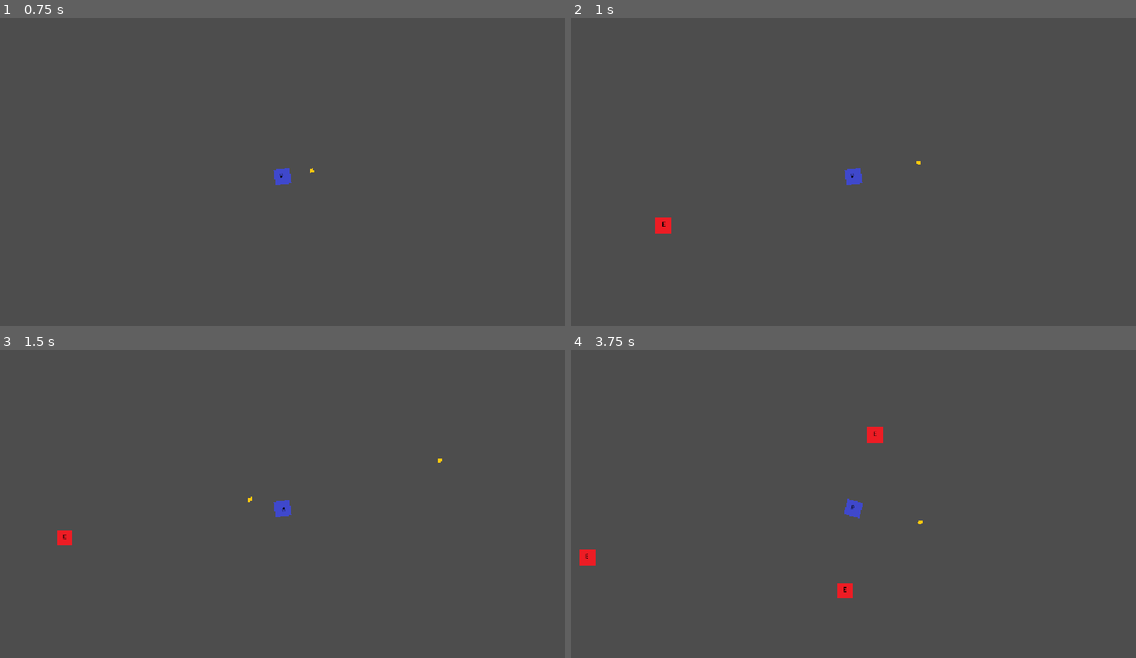
Above: before the commit, frames 1-4 (two rows, left to right).
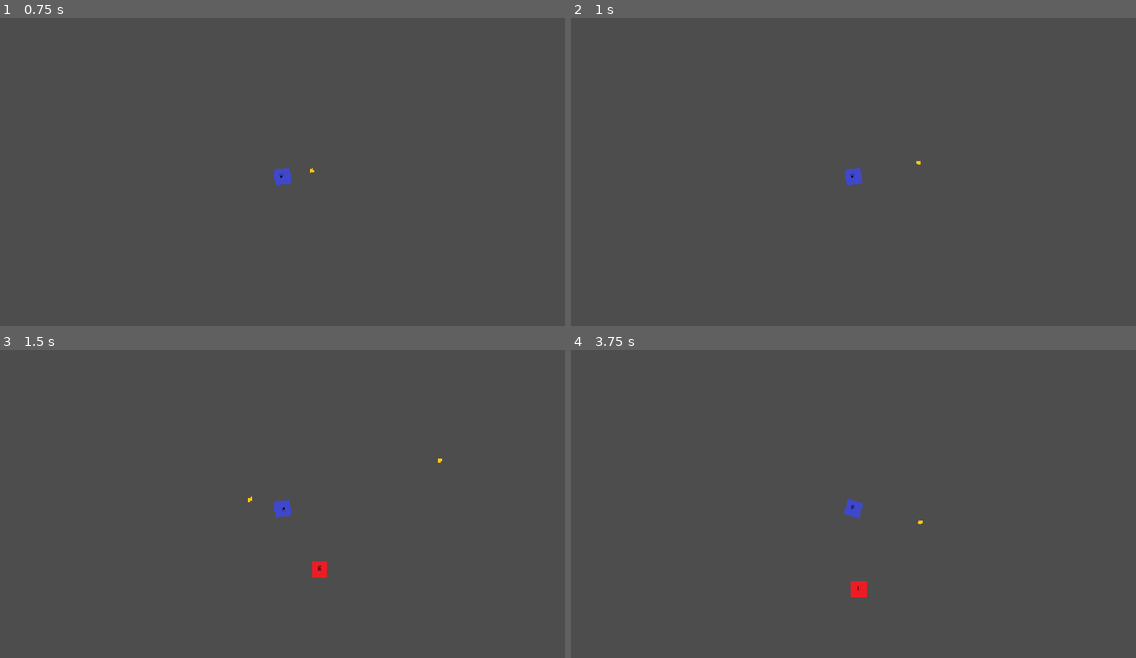
Above: after the commit, the same moments.

Repository: RJField/JazzySnazzy
Game: Godot game, scene res://src/levels/World.tscn
The game is run twice, just before and just after one commit, with the same random seed, the same clock (stepped at 60 frames per second) and the same inputs.
Inputs (mouse positions are in pixels of both pictures, inside the frame that each line leads up to):
- Up to frame 1 (0.75 s): tap Enter at 0.5 s; move the mouse to (406, 159) at 0.52 s; press the mouse at (406, 159) at 0.53 s; hold D (move_right) from 0.53 s (still down)
- Up to frame 2 (1 s): keep holding D (move_right)
- Up to frame 3 (1.5 s): move the mouse to (169, 525) at 1.27 s; release D (move_right) at 1.28 s; release the mouse at (169, 525) at 1.28 s; hold S (move_down) from 1.28 s (still down); click (169, 525) at 1.35 s
- Up to frame 4 (3.75 s): move the mouse to (910, 439) at 2.02 s; release S (move_down) at 2.03 s; press the mouse at (910, 439) at 2.03 s; hold D (move_right) 2.03-2.78 s; move the mouse to (825, 571) at 2.77 s; release the mouse at (825, 571) at 2.78 s; hold W (move_up) 2.78-3.53 s; click (825, 571) at 2.85 s; move the mouse to (1023, 556) at 3.52 s; press the mouse at (1023, 556) at 3.53 s; hold A (move_left) from 3.53 s (still down)

Frame 1 is identical in both runs. In frame 2, 0.2% of the frame differs, in the area x 14-18%, y 64-71%; in frame 3, 0.3%; in frame 4, 0.6%, in the area x 1-56%, y 24-81%.

Commit message:
Added room initiatization logic and ability to generate x rooms, with correct spacing and process acitivty per room

Diff:
--- a/src/levels/Encounter.gd
+++ b/src/levels/Encounter.gd
@@ -1,21 +1,25 @@
 class_name Encounter extends Node
 
-#signal room_cleared
+signal encounter_complete
 
 @onready var room_state: RoomState = $"../RoomState"
 var spawners: Array
 var spawned_enemies: Array
+var done_spawning: bool
 
 
 @export var enemy_count_to_spawn: int = 2
 
 func _ready() -> void:
     room_state.state_changed.connect(_on_state_changed)
+    encounter_complete.connect(room_state.mark_cleared)
     spawners = fill_spawners()
 
 func fill_spawners() -> Array:
-    print(get_tree().get_nodes_in_group("spawners"))
-    return get_tree().get_nodes_in_group("spawners")
+    var room = get_parent()
+    return get_tree().get_nodes_in_group("spawners").filter(
+        func(s): return room.is_ancestor_of(s)
+    )
 
 func choose_spawner() -> Spawner:
         if spawners.is_empty():
@@ -24,6 +28,7 @@
         return chosen
 
 func begin() -> void:
+    done_spawning = false
     while enemy_count_to_spawn > 0:
         #added a one second delay to ensure no collision on spawn preventing spawn -> but we need to revisit this
         await get_tree().create_timer(1.0).timeout
@@ -35,12 +40,21 @@
         enemy.death_event.connect(_on_enemy_died.bind(enemy))
         spawned_enemies.append(enemy)
         enemy_count_to_spawn -= 1
-        print(spawned_enemies.size())
+        print("Total enemies spawned: ", spawned_enemies.size())
+    done_spawning = true
+    _check_cleared()
+
 
 func _on_enemy_died(enemy) -> void:
     print("died: ", enemy)
     spawned_enemies.erase(enemy)
+    _check_cleared()
 
 func _on_state_changed(old_state, new_state):
     if new_state == RoomState.State.ATTENDING and old_state == RoomState.State.UNATTENDED:
         begin()
+
+
+func _check_cleared() -> void:
+    if done_spawning and spawned_enemies.is_empty():
+        encounter_complete.emit()
--- a/src/levels/Room.tscn
+++ b/src/levels/Room.tscn
@@ -11,16 +11,16 @@
 [ext_resource type="PackedScene" uid="uid://i4u3pgb7il7n" path="res://src/levels/Encounter.tscn" id="9_fdkvs"]
 
 [sub_resource type="RectangleShape2D" id="RectangleShape2D_hibjq"]
-size = Vector2(55.5, 646.5)
+size = Vector2(55.5, 694)
 
 [sub_resource type="RectangleShape2D" id="RectangleShape2D_fghu7"]
-size = Vector2(1191, 130.25)
+size = Vector2(1095.25, 39.5625)
 
 [sub_resource type="RectangleShape2D" id="RectangleShape2D_evsmo"]
-size = Vector2(1191, 130.25)
+size = Vector2(1090, 34.125)
 
 [sub_resource type="RectangleShape2D" id="RectangleShape2D_8s4bh"]
-size = Vector2(1257, 808)
+size = Vector2(1000, 700)
 
 [node name="Room" type="Node2D" unique_id=2058189957]
 script = ExtResource("1_ewo0c")
@@ -31,20 +31,19 @@
 position = Vector2(-417, -216)
 
 [node name="CollisionShape2D" type="CollisionShape2D" parent="Walls/StaticBody2D" unique_id=813030665]
-position = Vector2(-153, 220)
+position = Vector2(-102, 209)
 shape = SubResource("RectangleShape2D_hibjq")
-disabled = true
 
 [node name="CollisionShape2D2" type="CollisionShape2D" parent="Walls/StaticBody2D" unique_id=2094030806]
-position = Vector2(406, -111)
+position = Vector2(416.375, -141.21875)
 shape = SubResource("RectangleShape2D_fghu7")
 
 [node name="CollisionShape2D3" type="CollisionShape2D" parent="Walls/StaticBody2D" unique_id=1480441774]
-position = Vector2(978, 239)
+position = Vector2(936, 213)
 shape = SubResource("RectangleShape2D_hibjq")
 
 [node name="CollisionShape2D6" type="CollisionShape2D" parent="Walls/StaticBody2D" unique_id=565333130]
-position = Vector2(407, 536)
+position = Vector2(416, 568.9375)
 shape = SubResource("RectangleShape2D_evsmo")
 
 [node name="Entities" type="Node2D" parent="." unique_id=1487080622]
@@ -81,4 +80,4 @@
 
 [node name="Encounter" parent="." unique_id=2030808805 instance=ExtResource("9_fdkvs")]
 position = Vector2(189, 416)
-enemy_count_to_spawn = 3
+enemy_count_to_spawn = 1
--- a/src/levels/RoomState.gd
+++ b/src/levels/RoomState.gd
@@ -1,6 +1,7 @@
 class_name RoomState extends Node
 
 signal state_changed(old_state: State, new_state: State)
+signal room_cleared
 
 enum State {UNATTENDED,
             ATTENDING,
@@ -15,6 +16,7 @@
 }
 
 var state: State = State.UNATTENDED
+var cleared: bool = false
 
 func _set_state(new_state: State):
     if new_state == state:
@@ -32,3 +34,11 @@
 
 func exit() -> void:
     _set_state(State.ATTENDED)
+
+
+func mark_cleared() -> void:
+    if cleared:
+        return
+    cleared = true
+    room_cleared.emit()
+    print("Room cleared!")
--- a/src/levels/Spawner.gd
+++ b/src/levels/Spawner.gd
@@ -3,11 +3,8 @@
 @export var spawn_pool: Array[EnemyData]
 @export var container: Node2D
 
-#variables WIP for spawner logic
-
 func _ready() -> void:
     add_to_group("spawners")
-    #pawn.call_deferred()
 
 
 func _spawn_pool_picker(pool: Array[EnemyData]) -> EnemyData:
--- a/src/levels/World.gd
+++ b/src/levels/World.gd
@@ -1,8 +1,36 @@
 extends Node
 
 
-@onready var room: Room = $Room
+const ROOM_SPACING = 1400
+@export var room_scene: PackedScene
+@export var room_count: int = 2
+
+@onready var player: CharacterBody2D = $Player
+
+var all_rooms: Array = []
 
 func _ready() -> void:
-    room.room_state.enter()
+    instantiate_rooms()
+    activate(all_rooms[0], Vector2.ZERO)
     return
+
+
+func activate(target, entry):
+    player.global_position = entry
+    for r in all_rooms:
+        if r == target:
+            #set live
+            r.process_mode = Node.PROCESS_MODE_INHERIT
+            r.visible = true
+
+        else:
+            #set dormant
+            r.process_mode = Node.PROCESS_MODE_DISABLED
+            r.visible = false
+
+func instantiate_rooms():
+    for i in room_count:
+        var r = room_scene.instantiate()
+        add_child(r)
+        r.position = Vector2(i * ROOM_SPACING, 0)
+        all_rooms.append(r)
--- a/src/levels/World.tscn
+++ b/src/levels/World.tscn
@@ -6,8 +6,7 @@
 
 [node name="World" type="Node2D" unique_id=1142075950]
 script = ExtResource("1_0y64f")
-
-[node name="Room" parent="." unique_id=2058189957 instance=ExtResource("1_42t1m")]
-position = Vector2(-9, 3)
+room_scene = ExtResource("1_42t1m")
+room_count = 5
 
 [node name="Player" parent="." unique_id=151813150 instance=ExtResource("2_0y64f")]
